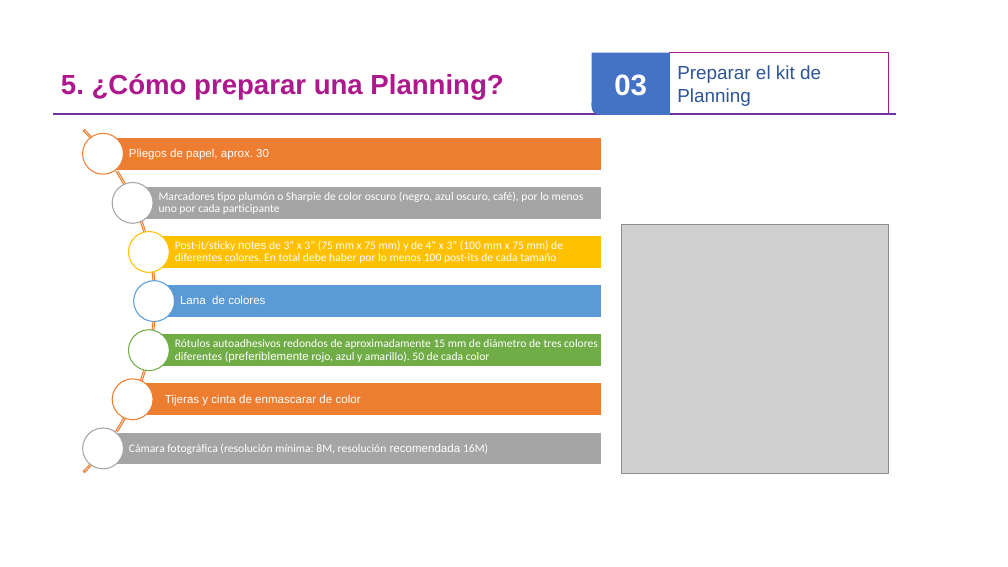
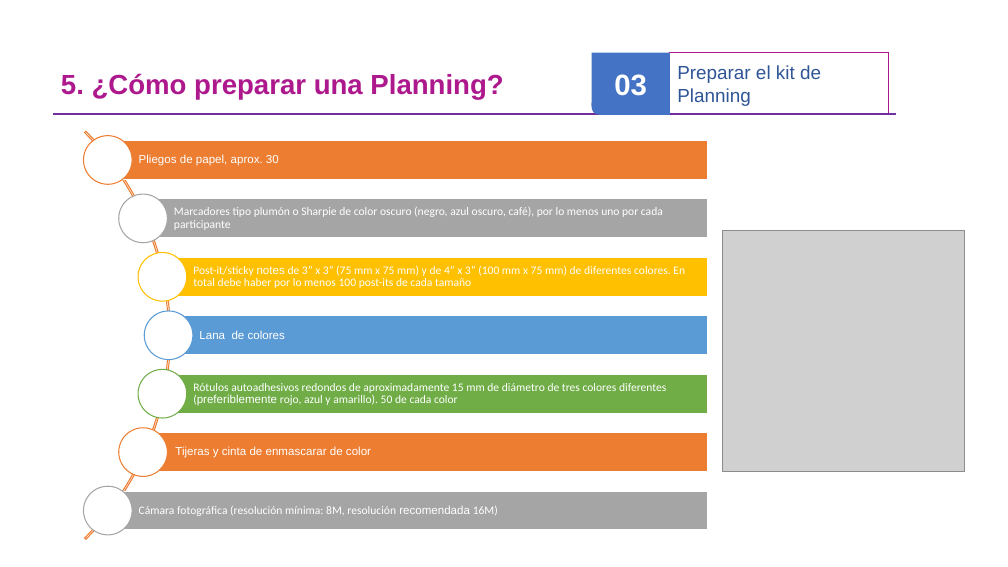
Before and after one commit to omesan/Agile, a slide deck: slide 9 of Stefanini/Stefanini.Clientes/Stefanini.Cliente.Experian/Guia PIPlanning _ExperianV1.0.pptx. Drawn at 1008x567 pixels with LibreOffice and Linux fonts; fonts in the diff are those of the drawing; grey boxes stand for pictures; background and template pictures are left out. Boxes give left, top, right and bottom in pixels: in the first picture for what was removed or moved away, otherwise in the second. Text is boxed around its words. In the diff, an @@ line names an element or a change of style, - is before the commit and + after.

```diff
--- a/Stefanini/Stefanini.Clientes/Stefanini.Cliente.Experian/Guia PIPlanning _ExperianV1.0.pptx
+++ b/Stefanini/Stefanini.Clientes/Stefanini.Cliente.Experian/Guia PIPlanning _ExperianV1.0.pptx
@@ arch (boxed as its full ring) resized from (x1=0, y1=59, x2=155, y2=544) to (x1=0, y1=47, x2=170, y2=567) @@
@@ arch (boxed as its full ring) at (x1=0, y1=47, x2=170, y2=567): proportions changed @@
@@ ellipse resized from (x1=82, y1=133, x2=123, y2=174) to (x1=83, y1=135, x2=132, y2=184) @@
@@ text "Pliegos de papel, aprox. 30" moved from (x1=129, y1=148, x2=269, y2=160) to (x1=139, y1=154, x2=279, y2=166) @@
@@ rectangle resized from (x1=103, y1=138, x2=602, y2=170) to (x1=108, y1=141, x2=708, y2=180) @@
@@ ellipse resized from (x1=112, y1=182, x2=153, y2=223) to (x1=119, y1=194, x2=167, y2=243) @@
@@ text "Marcadores tipo plumón o Sharpie ..." rewrapped from (x1=159, y1=192, x2=584, y2=214) to (x1=174, y1=207, x2=663, y2=230) @@
@@ rectangle resized from (x1=132, y1=187, x2=602, y2=219) to (x1=143, y1=199, x2=707, y2=238) @@
@@ picture removed at (x1=622, y1=225, x2=889, y2=473) @@
@@ picture added at (x1=723, y1=230, x2=965, y2=472) @@
@@ ellipse resized from (x1=129, y1=231, x2=169, y2=272) to (x1=138, y1=253, x2=187, y2=301) @@
@@ text "Post-it/sticky notes de 3” x ..." rewrapped from (x1=175, y1=240, x2=563, y2=263) to (x1=193, y1=265, x2=685, y2=288) @@
@@ rectangle resized from (x1=149, y1=236, x2=602, y2=268) to (x1=163, y1=257, x2=708, y2=296) @@
@@ ellipse resized from (x1=134, y1=281, x2=175, y2=321) to (x1=144, y1=311, x2=193, y2=359) @@
@@ text "Lana de colores" moved from (x1=180, y1=295, x2=265, y2=304) to (x1=199, y1=330, x2=285, y2=339) @@
@@ rectangle resized from (x1=154, y1=285, x2=602, y2=318) to (x1=169, y1=316, x2=708, y2=355) @@
@@ ellipse resized from (x1=129, y1=330, x2=169, y2=371) to (x1=138, y1=370, x2=187, y2=418) @@
@@ text "Rótulos autoadhesivos redondos de aproximadamente ..." rewrapped from (x1=175, y1=339, x2=598, y2=363) to (x1=193, y1=383, x2=666, y2=405) @@
@@ rectangle resized from (x1=149, y1=334, x2=602, y2=367) to (x1=163, y1=374, x2=708, y2=414) @@
@@ ellipse resized from (x1=112, y1=379, x2=153, y2=420) to (x1=119, y1=428, x2=167, y2=476) @@
@@ text "Tijeras y cinta de enmascarar ..." moved from (x1=165, y1=394, x2=361, y2=406) to (x1=175, y1=446, x2=371, y2=458) @@
@@ rectangle resized from (x1=132, y1=383, x2=602, y2=416) to (x1=143, y1=433, x2=707, y2=472) @@
@@ ellipse resized from (x1=82, y1=428, x2=123, y2=469) to (x1=83, y1=486, x2=132, y2=535) @@
@@ text "Cámara fotográfica (resolución mínima: 8M, ..." moved from (x1=129, y1=444, x2=488, y2=454) to (x1=139, y1=506, x2=498, y2=516) @@
@@ rectangle resized from (x1=103, y1=432, x2=602, y2=464) to (x1=108, y1=492, x2=708, y2=531) @@
```
Also in this commit, not shown: 7 other slides changed, 1 slide added, 3 other files.
